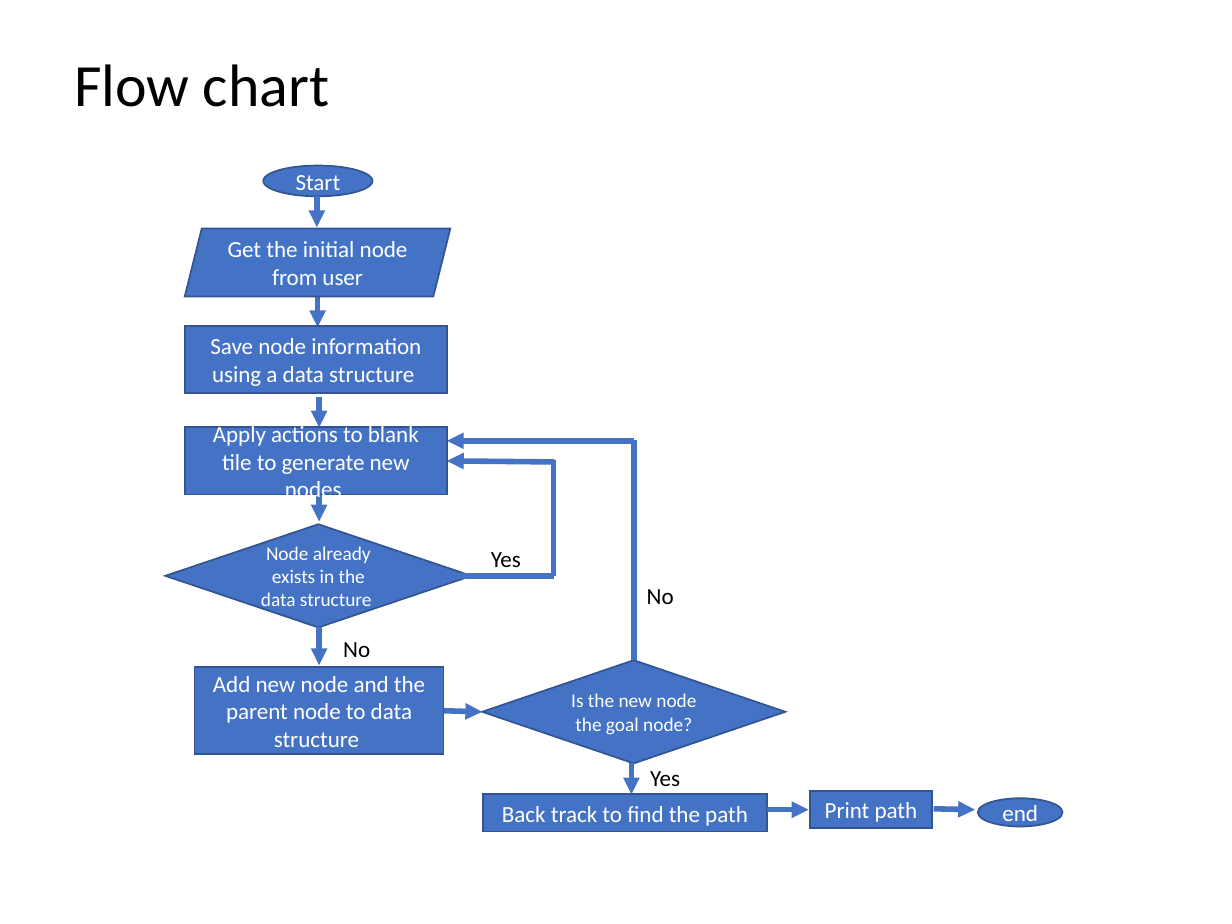
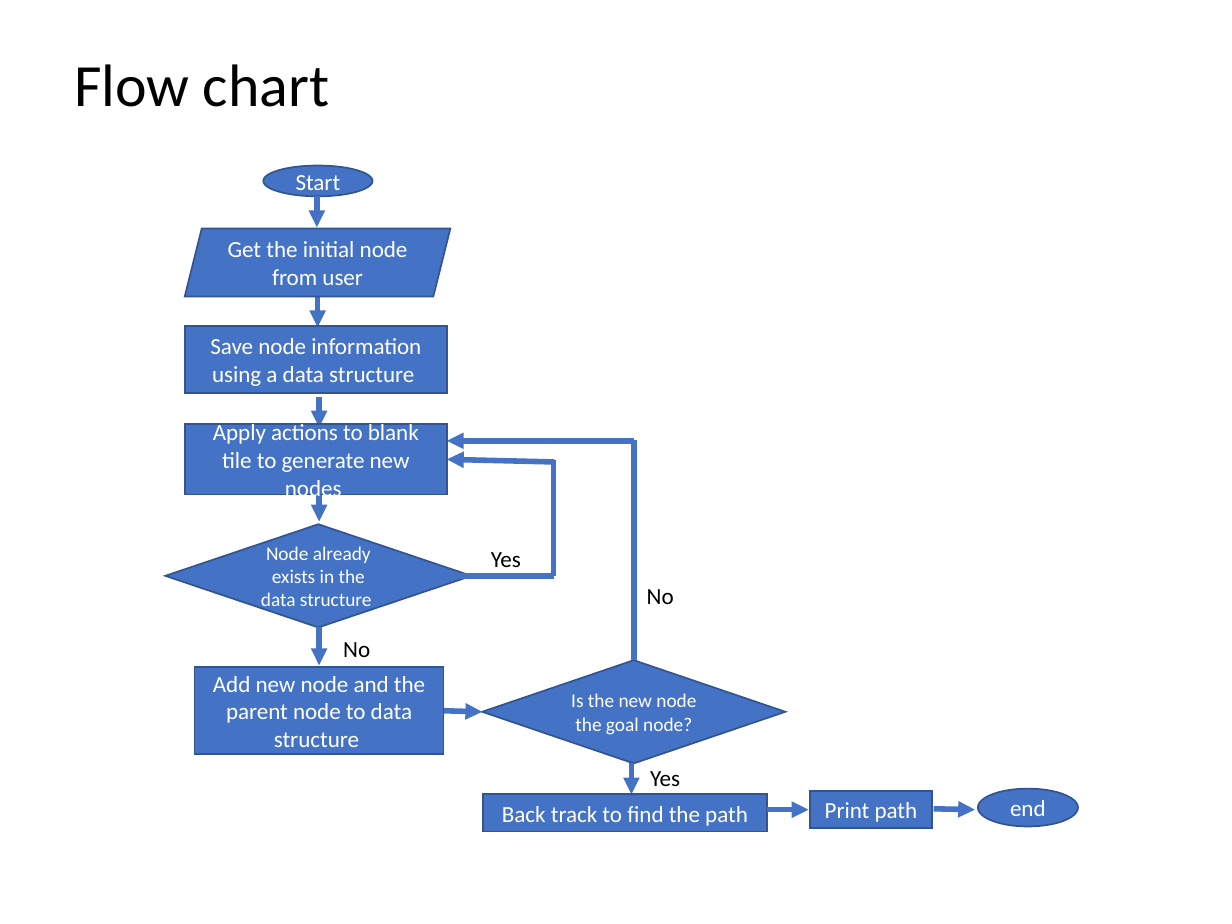
Before and after one commit to BrianBock/ENPM661_Project1, a slide deck: slide 11 of Project 1.pptx. Drawn at 1232x924 pixels with LibreOffice and Linux fonts; fonts in the diff are those of the drawing. Boxes give left, top, right and bottom in pixels: in the first picture for what was removed or moved away, otherwise in the second. Text is boxed around its words. In the diff, an @@ line names an element or a change of style, - is before the commit and + after.

Commit message:
Project Description

```diff
--- a/Project 1.pptx
+++ b/Project 1.pptx
@@ rectangle "Apply actions to blank tile ...": place and size @@
-rectangle "Apply actions to blank tile ..." at [185,428,447,495]
+rectangle "Apply actions to blank tile ..." at [185,424,447,494]
@@ ellipse "end": place and size @@
-ellipse "end" at [978,798,1063,827]
+ellipse "end" at [978,788,1078,827]
```
